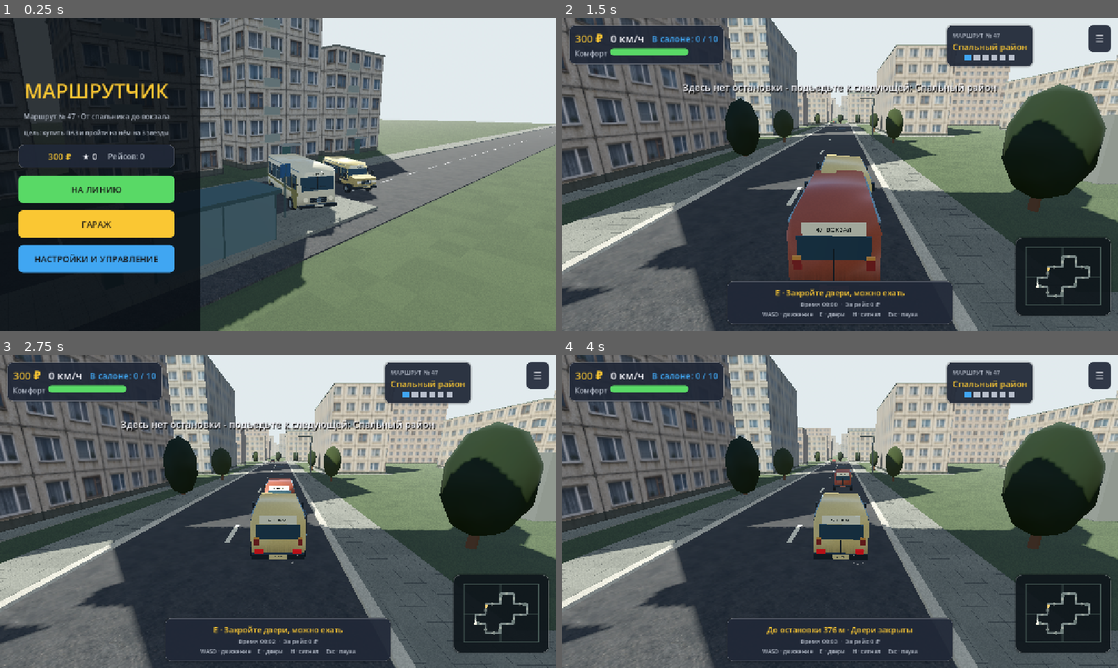
Above: before the commit, frames 1-4 (two rows, left to right).
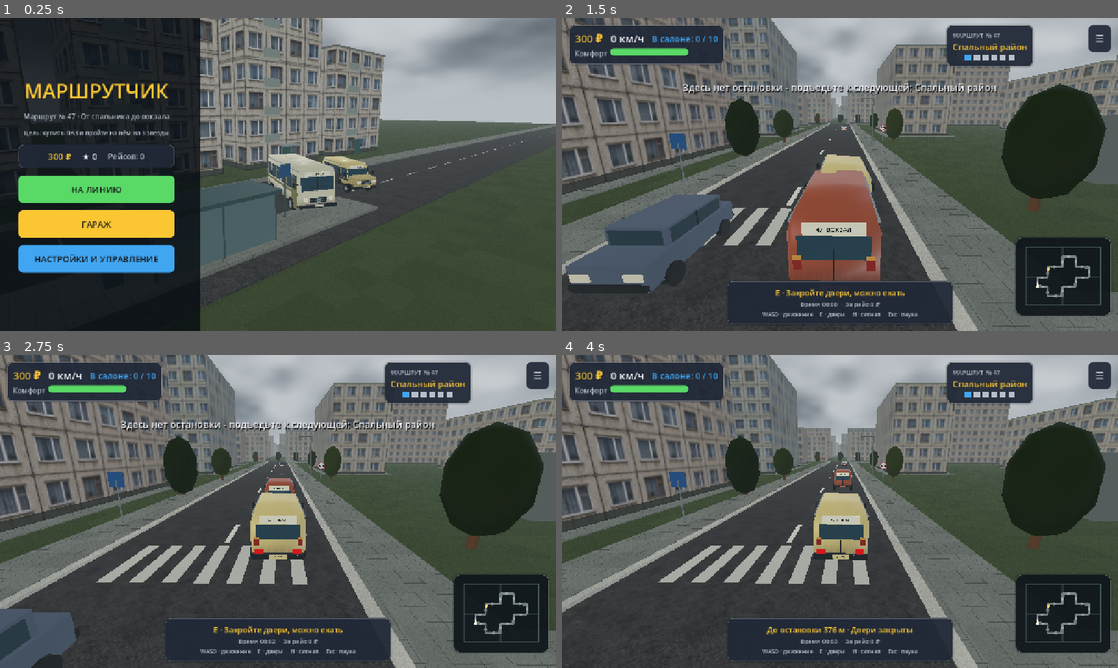
Above: after the commit, the same moments.

Repository: LuardeGames/marshrutchik_sim
Game: Godot game, scene res://scenes/main_menu/main_menu.tscn
Same seed, same stepped clock (60 frames per second), same inputs: the game is played once before the commit and once after it.
Inputs (mouse positions are in pixels of both pictures, inside the frame that each line leads up to):
- Up to frame 1 (0.25 s): no input
- Up to frame 2 (1.5 s): click "НА ЛИНИЮ" at 0.5 s; tap Enter at 1.25 s; move the mouse to (962, 158) at 1.27 s; hold D (steer_right) from 1.28 s (still down); tap E (doors) at 1.35 s; click (962, 158) at 1.42 s
- Up to frame 3 (2.75 s): release D (steer_right) at 2 s; drag from (166, 527) to (250, 574) at 2.02 s
- Up to frame 4 (4 s): move the mouse to (895, 442) at 2.77 s; hold D (steer_right) 2.78-3.5 s; hold H 2.78-3.5 s; tap E (doors) at 3.05 s; drag from (812, 574) to (673, 464) at 3.52 s

The runs differ from the first frame. In frame 1, 41% of the frame differs, in the area x 36-100%, y 0-100%; in frame 2, 49%, in the area x 0-100%, y 0-100%; in frame 3, 46%; in frame 4, 46%.

Commit message:
Add overcast weather, two-way ambient traffic and working signals

Diff:
--- /dev/null
+++ b/assets/materials/overcast_sky.gdshader
@@ -0,0 +1,14 @@
+shader_type sky;
+// Layered cloud cover: broad grey banks with softer small-scale detail.
+float hash(vec2 p) { return fract(sin(dot(p,vec2(127.1,311.7)))*43758.5453); }
+float noise(vec2 p) {
+ vec2 i=floor(p); vec2 f=fract(p); f=f*f*(3.0-2.0*f);
+ return mix(mix(hash(i),hash(i+vec2(1,0)),f.x),mix(hash(i+vec2(0,1)),hash(i+vec2(1,1)),f.x),f.y);
+}
+void sky() {
+ vec3 d=normalize(EYEDIR);
+ vec2 uv=d.xz/(max(d.y,0.0)+0.32);
+ float cloud=noise(uv*2.0)*0.58+noise(uv*4.3)*0.28+noise(uv*9.0)*0.14;
+ vec3 banks=mix(vec3(0.27,0.30,0.33),vec3(0.64,0.66,0.68),smoothstep(0.12,0.87,cloud));
+ COLOR=mix(vec3(0.58,0.61,0.63),banks,smoothstep(0.0,0.20,d.y));
+}
--- a/scripts/world/city_dressing.gd
+++ b/scripts/world/city_dressing.gd
@@ -20,10 +20,11 @@
 			var pos := a+dir*float(k)*40.0+side*7.0
 			poles.append({"size":Vector3(0.15,7.0,0.15),"position":pos+Vector3(0,3.5,0),"y_rot":0.0})
 			arms.append({"size":Vector3(2.1,0.10,0.10),"position":pos-side+Vector3(0,6.9,0),"y_rot":angle})
-		# A zebra crossing before the intersection; outside the stop bay.
-		for stripe in range(7):
-			var crossing_pos:=b-dir*12.0+side*(float(stripe)-3.0)*1.1+Vector3(0,0.145,0)
-			crossings.append({"size":Vector3(0.5,0.015,3.2),"position":crossing_pos,"y_rot":angle})
+		# Both approaches have a crossing, matching the roadside signs.
+		for distance in [12.0,a.distance_to(b)-12.0]:
+			for stripe in range(7):
+				var crossing_pos: Vector3=a+dir*distance+side*(float(stripe)-3.0)*1.1+Vector3(0,0.145,0)
+				crossings.append({"size":Vector3(0.5,0.015,3.2),"position":crossing_pos,"y_rot":angle})
 		# A patch and manhole on each straight, above the road surface.
 		var patch := BusVisual.box(root,a.lerp(b,0.6)+Vector3(0,0.132,0)+side*1.8,Vector3(2.5,0.01,4),BusVisual.material(Color("373d3f")))
 		patch.rotation.y=angle
--- /dev/null
+++ b/scripts/world/road_signs.gd
@@ -0,0 +1,64 @@
+extends RefCounted
+class_name RoadSigns
+## Code-native signs: clean silhouettes and readable labels at street scale.
+static func build(parent: Node3D, points: Array[Vector3]) -> void:
+	for i in range(points.size()):
+		var dir := (points[(i+1)%points.size()]-points[i]).normalized()
+		for reverse in [false,true]:
+			var forward := -dir if reverse else dir
+			var start := points[(i+1)%points.size()] if reverse else points[i]
+			var right := Vector3(-forward.z,0,forward.x)
+			_make(parent,start+forward*35.0+right*7.8,forward,"speed")
+			_make(parent,start+forward*(points[i].distance_to(points[(i+1)%points.size()])-18.0)+right*7.8,forward,"crossing")
+
+static func _disc(parent: Node3D, radius: float, color: Color, z: float) -> void:
+	var mesh := CylinderMesh.new()
+	mesh.top_radius=radius
+	mesh.bottom_radius=radius
+	mesh.height=0.025
+	mesh.radial_segments=32
+	var node := MeshInstance3D.new()
+	node.mesh=mesh
+	node.material_override=BusVisual.material(color)
+	node.rotation.x=PI/2
+	node.position=Vector3(0,2.8,z)
+	parent.add_child(node)
+
+static func _make(parent: Node3D, pos: Vector3, forward: Vector3, kind: String) -> void:
+	var root := Node3D.new()
+	root.name="Sign_"+kind
+	parent.add_child(root)
+	root.position=pos
+	root.look_at(pos+forward)
+	BusVisual.box(root,Vector3(0,1.35,0),Vector3(0.065,2.7,0.065),BusVisual.material(Color("737b80")))
+	if kind=="speed":
+		_disc(root,0.48,Color("ad342d"),0)
+		_disc(root,0.38,Color("e5e5dd"),0.025)
+		var text := Label3D.new()
+		text.text="40"
+		text.font_size=96
+		text.pixel_size=0.006
+		text.modulate=Color("20282c")
+		text.outline_size=0
+		text.position=Vector3(0,2.8,0.05)
+		root.add_child(text)
+	else:
+		BusVisual.box(root,Vector3(0,2.8,0),Vector3(0.95,0.95,0.045),BusVisual.material(Color("23588b")))
+		var mesh := ImmediateMesh.new()
+		var face := BusVisual.material(Color("ecece2"))
+		face.cull_mode=BaseMaterial3D.CULL_DISABLED
+		mesh.surface_begin(Mesh.PRIMITIVE_TRIANGLES,face)
+		for p in [Vector3(-0.39,2.46,0.03),Vector3(0.39,2.46,0.03),Vector3(0,3.17,0.03)]:
+			mesh.surface_add_vertex(p)
+		mesh.surface_end()
+		var node := MeshInstance3D.new()
+		node.mesh=mesh
+		root.add_child(node)
+		var dark := BusVisual.material(Color("25313a"))
+		for x in [-0.24,-0.08,0.08,0.24]:
+			BusVisual.box(root,Vector3(x,2.53,0.055),Vector3(0.08,0.045,0.01),dark)
+		BusVisual.box(root,Vector3(0,2.79,0.055),Vector3(0.085,0.21,0.015),dark)
+		BusVisual.box(root,Vector3(0,2.96,0.055),Vector3(0.10,0.10,0.015),dark)
+		for side in [-1.0,1.0]:
+			var limb := BusVisual.box(root,Vector3(side*0.065,2.65,0.055),Vector3(0.05,0.19,0.015),dark)
+			limb.rotation.z=side*-0.5
--- a/scripts/world/traffic_dummy.gd
+++ b/scripts/world/traffic_dummy.gd
@@ -1,8 +1,14 @@
 extends CharacterBody3D
 class_name TrafficDummy
-## Simple oncoming cars follow their own lane around the whole road network.
+## Lane-following ambient traffic with signals, safe gaps and acceleration.
 @export var start_index: int = 0
 @export var speed: float = 7.0
+var road_path: Array[Vector3] = []
+var reverse_direction := true
+var spawn_fraction := -1.0
+var current_speed := 0.0
+var waiting_for_signal := false
+var _signals: Array[Node] = []
 var _points: Array[Vector3] = []
 var _index := 0
 var _wheels: Array[MeshInstance3D] = []
@@ -10,8 +16,10 @@
 func _ready() -> void:
 	collision_layer=4
 	collision_mask=1|2|4
-	var road:=RouteDefinition.waypoints()
-	road.reverse()
+	var road: Array[Vector3] = road_path.duplicate() if not road_path.is_empty() else RouteDefinition.waypoints()
+	if reverse_direction:
+		road.reverse()
+	_signals=get_tree().get_nodes_in_group("traffic_signals")
 	for i in range(road.size()):
 		var incoming:=(road[i]-road[(i-1+road.size())%road.size()]).normalized()
 		var outgoing:=(road[(i+1)%road.size()]-road[i]).normalized()
@@ -20,14 +28,29 @@
 	_index=start_index%_points.size()
 	position=_points[_index]+Vector3(0,0.3,0)
 	_index=(_index+1)%_points.size()
+	if spawn_fraction>=0.0:
+		var perimeter := 0.0
+		for i in range(_points.size()):
+			perimeter += _points[i].distance_to(_points[(i+1)%_points.size()])
+		var distance := spawn_fraction*perimeter
+		for i in range(_points.size()):
+			var length := _points[i].distance_to(_points[(i+1)%_points.size()])
+			if distance<=length:
+				position=_points[i].lerp(_points[(i+1)%_points.size()],distance/length)+Vector3(0,0.3,0)
+				_index=(i+1)%_points.size()
+				break
+			distance-=length
+	var heading := (_points[_index]-position).normalized()
+	rotation.y=atan2(-heading.x,-heading.z)
 	var palette:=[Color("c9c7b7"),Color("5b756d"),Color("8b4032"),Color("596574")]
 	var paint:=BusVisual.material(palette[start_index%palette.size()],0.2)
 	var dark:=BusVisual.material(Color("24282a"))
 	var glass:=BusVisual.material(Color("354b53"),0.25)
 	BusVisual.box(self,Vector3(0,0.70,0),Vector3(1.75,0.65,4.0),paint)
-	BusVisual.box(self,Vector3(0,1.19,0.15),Vector3(1.55,0.65,2.0),paint)
+	var roof_length := 2.0 if start_index%3==0 else 2.6
+	BusVisual.box(self,Vector3(0,1.19,0.15),Vector3(1.55,0.65,roof_length),paint)
 	for side in [-1.0,1.0]:
-		BusVisual.box(self,Vector3(side*0.783,1.25,0.15),Vector3(0.025,0.40,1.7),glass)
+		BusVisual.box(self,Vector3(side*0.783,1.25,0.15),Vector3(0.025,0.40,roof_length-0.3),glass)
 		BusVisual.box(self,Vector3(side*0.79,1.25,0.05),Vector3(0.03,0.46,0.07),dark)
 		BusVisual.box(self,Vector3(side*0.60,0.75,-2.03),Vector3(0.43,0.2,0.03),BusVisual.material(Color("dfd4b5")))
 		BusVisual.box(self,Vector3(side*0.60,0.75,2.03),Vector3(0.40,0.2,0.03),BusVisual.material(Color("8f3428")))
@@ -44,8 +67,8 @@
 			wheel.position=Vector3(side*0.85,0.32,z)
 			add_child(wheel)
 			_wheels.append(wheel)
-	BusVisual.box(self,Vector3(0,1.25,-0.87),Vector3(1.35,0.4,0.03),glass)
-	BusVisual.box(self,Vector3(0,1.25,1.17),Vector3(1.35,0.4,0.03),glass)
+	BusVisual.box(self,Vector3(0,1.25,0.15-roof_length*0.5-0.02),Vector3(1.35,0.4,0.03),glass)
+	BusVisual.box(self,Vector3(0,1.25,0.15+roof_length*0.5+0.02),Vector3(1.35,0.4,0.03),glass)
 	for z in [-2.03,2.03]:
 		BusVisual.box(self,Vector3(0,0.5,z),Vector3(1.75,0.16,0.1),dark)
 	var shape:=CollisionShape3D.new()
@@ -56,7 +79,7 @@
 	add_child(shape)
 
 func _physics_process(delta: float) -> void:
-	if _points.is_empty() or not GameManager.trip_running:
+	if _points.is_empty() or not get_node("/root/GameManager").trip_running:
 		return
 	var target:=_points[_index]
 	var direction:=target-global_position
@@ -67,8 +90,31 @@
 		direction.y=0
 	var forward:=direction.normalized()
 	rotation.y=lerp_angle(rotation.y,atan2(-forward.x,-forward.z),minf(delta*5.0,1.0))
-	velocity.x=forward.x*speed
-	velocity.z=forward.z*speed
+	var desired := speed
+	waiting_for_signal=false
+	for signal_node in _signals:
+		var light := signal_node as TrafficLightProp
+		if not is_instance_valid(light) or light.allows_traffic() or forward.dot(light.approach)<0.85:
+			continue
+		var relative := light.stop_point-global_position
+		var remaining := relative.dot(light.approach)-2.3
+		var lateral := absf(relative.dot(Vector3(-light.approach.z,0,light.approach.x)))
+		if remaining>=-0.6 and remaining<24.0 and lateral<2.0:
+			desired=minf(desired,sqrt(maxf(remaining-0.6,0.0)*2.0*4.0))
+			waiting_for_signal=true
+	# Three feelers cover the car width and detect buses and queued cars.
+	var right := Vector3(-forward.z,0,forward.x)
+	var reach := 5.0+current_speed*1.5
+	for side in [-0.65,0.0,0.65]:
+		var origin: Vector3 = global_position+Vector3(0,0.8,0)+right*side
+		var query := PhysicsRayQueryParameters3D.create(origin,origin+forward*reach,2|4,[get_rid()])
+		var hit := get_world_3d().direct_space_state.intersect_ray(query)
+		if not hit.is_empty():
+			var gap := origin.distance_to(hit.position)-3.8
+			desired=minf(desired,maxf(gap,0.0)*0.7)
+	current_speed=move_toward(current_speed,desired,(2.2 if desired>current_speed else 6.0)*delta)
+	velocity.x=forward.x*current_speed
+	velocity.z=forward.z*current_speed
 	velocity.y=-0.5 if is_on_floor() else velocity.y-18*delta
 	move_and_slide()
 	for wheel in _wheels:
--- a/scripts/world/traffic_light.gd
+++ b/scripts/world/traffic_light.gd
@@ -1,30 +1,45 @@
 extends Node3D
 class_name TrafficLightProp
-## Purely decorative traffic light imitation - cycles red/yellow/green.
-## Not wired into gameplay logic (arcade game, not a rules simulator).
-
+## Shared phase offset keeps opposing approaches of each junction coordinated.
+var approach := Vector3.FORWARD
+var stop_point := Vector3.ZERO
+var phase_offset := 0.0
 var _red: StandardMaterial3D
 var _yellow: StandardMaterial3D
 var _green: StandardMaterial3D
-var _timer: float = 0.0
-var _phase: int = 0
-const PHASE_DURATION := 4.0
+var _timer := 0.0
+var _phase := 0
+const CYCLE := 24.0
 
 func _ready() -> void:
+	add_to_group("traffic_signals")
 	_build()
-	_timer = randf_range(0.0, PHASE_DURATION)
+	_update_lights()
 
-func _process(delta: float) -> void:
+func phase_at(time: float) -> int:
+	var time_in_cycle := fposmod(time+phase_offset+(12.0 if absf(approach.x)>0.5 else 0.0),CYCLE)
+	if time_in_cycle<10.0:
+		return 2
+	if time_in_cycle<12.0:
+		return 1
+	return 0
+
+func allows_traffic() -> bool:
+	return _phase == 2
+
+func _physics_process(delta: float) -> void:
+	if not get_node("/root/GameManager").trip_running:
+		return
 	_timer += delta
-	if _timer >= PHASE_DURATION:
-		_timer = 0.0
-		_phase = (_phase + 1) % 3
-		_update_lights()
+	_update_lights()
 
 func _update_lights() -> void:
-	_red.emission_energy_multiplier = 2.5 if _phase == 0 else 0.15
-	_yellow.emission_energy_multiplier = 2.5 if _phase == 1 else 0.15
-	_green.emission_energy_multiplier = 2.5 if _phase == 2 else 0.15
+	_phase = phase_at(_timer)
+	var materials := [_red,_yellow,_green]
+	var colors := [Color("ef4435"),Color("ffca4e"),Color("46d979")]
+	for i in range(3):
+		materials[i].albedo_color = colors[i] if i==_phase else colors[i]*0.14
+		materials[i].emission_energy_multiplier = 1.4 if i==_phase else 0.0
 
 func _build() -> void:
 	var pole := MeshInstance3D.new()
@@ -41,7 +56,7 @@
 
 	var box := MeshInstance3D.new()
 	var box_mesh := BoxMesh.new()
-	box_mesh.size = Vector3(0.4, 1.0, 0.35)
+	box_mesh.size = Vector3(0.55, 1.30, 0.35)
 	box.mesh = box_mesh
 	box.position = Vector3(0, 3.6, 0)
 	var box_mat := StandardMaterial3D.new()
--- a/scripts/world/world_builder.gd
+++ b/scripts/world/world_builder.gd
@@ -58,20 +58,18 @@
 	var env_node := WorldEnvironment.new()
 	var env := Environment.new()
 	env.background_mode = Environment.BG_SKY
-	var sky_mat := ProceduralSkyMaterial.new()
-	sky_mat.sky_top_color = Color(0.35, 0.55, 0.85)
-	sky_mat.sky_horizon_color = Color(0.75, 0.82, 0.85)
-	sky_mat.ground_bottom_color = Color(0.3, 0.3, 0.3)
-	sky_mat.ground_horizon_color = Color(0.75, 0.82, 0.85)
+	var sky_mat := ShaderMaterial.new()
+	sky_mat.shader = preload("res://assets/materials/overcast_sky.gdshader")
 	var sky := Sky.new()
 	sky.sky_material = sky_mat
 	env.sky = sky
 	env.ambient_light_source = Environment.AMBIENT_SOURCE_COLOR
-	env.ambient_light_color = Color("b2bdc9")
-	env.ambient_light_energy = 0.55
+	env.ambient_light_color = Color("bac0c5")
+	env.ambient_light_energy = 0.68
 	env.fog_enabled = true
-	env.fog_light_color = Color(0.75, 0.8, 0.82)
-	env.fog_density = 0.00025
+	env.fog_light_color = Color("929da3")
+	env.fog_density = 0.00065
+	env.fog_sky_affect = 0.12
 	env.fog_aerial_perspective = 0.0
 	env.tonemap_mode = Environment.TONE_MAPPER_FILMIC
 	env.tonemap_exposure = 0.90
@@ -89,22 +87,21 @@
 	env_node.environment = env
 	parent.add_child(env_node)
 
-	# Lower, warmer sun angle for long shadows that actually read as shadows
-	# (the previous near-overhead angle left the ground almost flat/shadowless).
+	# Broad cloud cover scatters sunlight; no hard direct-sun shadows.
 	var sun := DirectionalLight3D.new()
 	sun.rotation_degrees = Vector3(-38, -50, 0)
-	sun.light_energy = 0.58
-	sun.shadow_enabled = true
+	sun.light_energy = 0.20
+	sun.shadow_enabled = false
 	sun.shadow_blur = 1.2
 	sun.directional_shadow_max_distance = 220.0
-	sun.light_color = Color(1.0, 0.95, 0.85)
+	sun.light_color = Color("d4d9df")
 	parent.add_child(sun)
 
 	# Cool, dim fill light from the opposite side so shadow-side faces of
 	# buildings aren't pure black - cheap and very cheap on a single mesh pass.
 	var fill := DirectionalLight3D.new()
 	fill.rotation_degrees = Vector3(-25, 130, 0)
-	fill.light_energy = 0.10
+	fill.light_energy = 0.06
 	fill.light_color = Color(0.7, 0.8, 1.0)
 	fill.shadow_enabled = false
 	parent.add_child(fill)
@@ -226,22 +223,34 @@
 	parent.add_child(inst)
 
 static func _build_traffic_lights(parent: Node3D, waypoints: Array[Vector3]) -> void:
-	var corner_indices := [2, 7, 10]
-	for idx in corner_indices:
-		if idx >= waypoints.size():
-			continue
-		var light := TrafficLightProp.new()
-		var perp := _perp_at(waypoints, idx)
-		light.position = waypoints[idx] + perp * (ROAD_WIDTH / 2.0 + 1.0)
-		parent.add_child(light)
-
-static func _build_traffic_dummies(parent: Node3D, _waypoints: Array[Vector3]) -> void:
-	for index in [2,5,8,11,14]:
-		var car:=TrafficDummy.new()
-		car.name="Oncoming_%d" % index
-		car.start_index=index
-		car.speed=6.0+float(index%3)
-		parent.add_child(car)
+	for idx in [2,7,10]:
+		for neighbor in [(idx-1+waypoints.size())%waypoints.size(),(idx+1)%waypoints.size()]:
+			var dir: Vector3 = (waypoints[idx]-waypoints[neighbor]).normalized()
+			var right := Vector3(-dir.z,0,dir.x)
+			var light := TrafficLightProp.new()
+			light.approach = dir
+			light.stop_point = waypoints[idx]-dir*17.0+right*2.5
+			light.phase_offset = float(idx)*1.3
+			light.position = waypoints[idx]-dir*10.0+right*6.6
+			parent.add_child(light)
+			light.look_at(light.position+dir)
+			_box(parent,light.stop_point+Vector3(0,0.14,0),Vector3(4.4,0.025,0.35),Color("d4d3ca"),false,atan2(dir.x,dir.z))
+	RoadSigns.build(parent,waypoints)
+
+static func _build_traffic_dummies(parent: Node3D, waypoints: Array[Vector3]) -> void:
+	var outer: Array[Vector3] = [Vector3(-140,0,-600),Vector3(760,0,-600),Vector3(760,0,280),Vector3(-140,0,280)]
+	for circuit in [waypoints,outer]:
+		var count := 12 if circuit==waypoints else 8
+		for reverse in [false,true]:
+			for index in range(count):
+				var car := TrafficDummy.new()
+				car.name = "Oncoming_%s_%s_%d" % ["Route" if circuit==waypoints else "Outer",reverse,index]
+				car.road_path.assign(circuit)
+				car.reverse_direction = reverse
+				car.start_index = index
+				car.spawn_fraction = (float(index)+0.35)/float(count)
+				car.speed = 7.5+float(index%4)*0.7
+				parent.add_child(car)
 
 # ---------------------------------------------------------------------------
 # District dressing
@@ -582,6 +591,10 @@
 
 	var rng := RandomNumberGenerator.new()
 	rng.seed = 42
+	var signs: Array[Vector3] = []
+	for child in parent.get_children():
+		if child is TrafficLightProp or child.name.begins_with("Sign_"):
+			signs.append(child.position)
 	var transforms: Array[Transform3D] = []
 	var n := waypoints.size()
 	for i in range(n):
@@ -599,7 +612,12 @@
 					continue
 				var dist: float = rng.randf_range(7.0, 12.0)
 				var pos: Vector3 = base_pos + perp * side * dist
-				if _clear_of_road(pos, Vector3(1,1,1), waypoints):
+				var hides_sign := false
+				for sign_pos in signs:
+					if pos.distance_to(sign_pos)<4.0:
+						hides_sign=true
+						break
+				if not hides_sign and _clear_of_road(pos, Vector3(1,1,1), waypoints):
 					transforms.append(Transform3D(Basis(), pos + Vector3(0, 0.8, 0)))
 
 	multimesh.instance_count = transforms.size()
--- /dev/null
+++ b/tests/capture_weather.gd
@@ -0,0 +1,35 @@
+extends SceneTree
+## Actual renderer views of overcast weather and city traffic.
+func _initialize() -> void:
+	call_deferred("run")
+func shot(file: String) -> void:
+	for i in range(5):
+		await process_frame
+	await RenderingServer.frame_post_draw
+	root.get_texture().get_image().save_png("res://docs/review/"+file+".png")
+func run() -> void:
+	root.size=Vector2i(1280,720)
+	root.get_node("GameManager").start_trip()
+	for i in range(5):
+		await process_frame
+	var game = current_scene
+	game.vehicle.set_physics_process(false)
+	game.camera_rig.set_process(false)
+	game.camera_rig.set_physics_process(false)
+	game.vehicle.global_position=Vector3(2.5,0.13,-55)
+	game.camera_rig.camera.global_position=Vector3(3.5,4.7,-44)
+	game.camera_rig.camera.look_at(game.vehicle.global_position+Vector3(0,1,-3))
+	print("CITY_BUILDINGS ",game.world.get_meta("city_buildings"))
+	await shot("overcast_street")
+	game.hud.visible=false
+	game.camera_rig.camera.far=1800
+	game.camera_rig.camera.global_position=Vector3(-80,125,80)
+	game.camera_rig.camera.look_at(Vector3(150,0,-160))
+	await shot("overcast_quarters")
+	game.camera_rig.camera.global_position=Vector3(88,3.0,-138)
+	game.camera_rig.camera.look_at(Vector3(113,4.0,-139))
+	await shot("traffic_junction")
+	game.camera_rig.camera.global_position=Vector3(2.5,3,-80)
+	game.camera_rig.camera.look_at(Vector3(2.5,17,-105))
+	await shot("overcast_sky")
+	quit()
--- /dev/null
+++ b/tests/traffic_test.gd
@@ -0,0 +1,92 @@
+extends SceneTree
+var failures := 0
+func _initialize() -> void:
+	call_deferred("run")
+func check(ok: bool, description: String) -> void:
+	print("[PASS] " if ok else "[FAIL] ",description)
+	if not ok:
+		failures+=1
+func run() -> void:
+	root.get_node("GameManager").start_trip()
+	for i in range(4):
+		await physics_frame
+	var game = current_scene
+	game.event_manager.stop()
+	game.vehicle.set_physics_process(false)
+	game.vehicle.position=Vector3(-270,1,350)
+	game.competitor.set_process(false)
+	game.competitor.set_physics_process(false)
+	game.competitor.position=Vector3(-270,1,330)
+	var cars: Array[TrafficDummy] = []
+	for child in game.world.get_children():
+		if child is TrafficDummy:
+			cars.append(child)
+	check(cars.size()==40,"40 ambient cars spawn")
+	var signals := get_nodes_in_group("traffic_signals")
+	check(signals.size()==6,"six signal heads control three junctions")
+	var conflict := false
+	for t in range(240):
+		for i in range(0,signals.size(),2):
+			if signals[i].phase_at(t*0.1)==2 and signals[i+1].phase_at(t*0.1)==2:
+				conflict=true
+	check(not conflict,"crossing approaches never receive simultaneous green")
+	var travelled: Dictionary = {}
+	var last: Dictionary = {}
+	var stopped: Dictionary = {}
+	var resumed: Dictionary = {}
+	var violations := 0
+	for car in cars:
+		travelled[car]=0.0
+		last[car]=car.position
+	for frame in range(9000):
+		await physics_frame
+		for car in cars:
+			travelled[car]+=car.position.distance_to(last[car])
+			last[car]=car.position
+			if car.waiting_for_signal and car.current_speed<0.15:
+				stopped[car]=true
+			if stopped.has(car) and not car.waiting_for_signal and car.current_speed>3.0:
+				resumed[car]=true
+			for light in signals:
+				var forward := -car.global_transform.basis.z
+				var relative: Vector3 = light.stop_point-car.global_position
+				if light._phase==0 and forward.dot(light.approach)>0.95 and absf(relative.dot(Vector3(-light.approach.z,0,light.approach.x)))<1.0:
+					var along: float = relative.dot(light.approach)
+					if along>0.0 and along<1.5 and car.current_speed>1.0:
+						violations+=1
+	var minimum := INF
+	for distance in travelled.values():
+		minimum=minf(minimum,distance)
+	print("TRAFFIC min travel=",minimum," stopped=",stopped.size()," resumed=",resumed.size()," violations=",violations)
+	check(cars.size()>0 and minimum>100.0,"every car makes progress during 150 seconds")
+	check(stopped.size()>0,"cars stop at red signals")
+	check(resumed.size()>0,"stopped cars resume on green")
+	check(violations==0,"cars do not drive across red stop lines")
+	# Isolated lane with a stationary bus-sized obstacle: check the following
+	# gap independently of incidental meetings in the ambient simulation.
+	WorldBuilder._box(game.world,Vector3(2100,-0.5,-100),Vector3(250,1,250),Color.GRAY)
+	var follower := TrafficDummy.new()
+	follower.road_path.assign([Vector3(2000,0,0),Vector3(2000,0,-200),Vector3(2200,0,-200),Vector3(2200,0,0)])
+	follower.reverse_direction=false
+	follower.spawn_fraction=0.02
+	game.world.add_child(follower)
+	var forward := -follower.global_basis.z
+	var obstacle := StaticBody3D.new()
+	obstacle.collision_layer=2
+	var col := CollisionShape3D.new()
+	var box := BoxShape3D.new()
+	box.size=Vector3(2.4,3.0,6.0)
+	col.shape=box
+	col.position.y=1.5
+	obstacle.add_child(col)
+	game.world.add_child(obstacle)
+	obstacle.position=follower.position+forward*18.0
+	for i in range(600):
+		await physics_frame
+	check(follower.current_speed<0.15 and follower.position.distance_to(obstacle.position)>5.0,"car stops with a gap behind a stationary bus")
+	var before := follower.position
+	obstacle.queue_free()
+	for i in range(300):
+		await physics_frame
+	check(follower.position.distance_to(before)>12.0,"car resumes when the lane clears")
+	quit(1 if failures else 0)
Not shown, added: assets/materials/overcast_sky.gdshader.uid
Binary file added: docs/review/overcast_quarters.png
Binary file added: docs/review/overcast_sky.png
Binary file added: docs/review/overcast_street.png
Binary file added: docs/review/traffic_junction.png
Not shown, added: scripts/world/road_signs.gd.uid
Not shown, added: tests/capture_weather.gd.uid
Not shown, added: tests/traffic_test.gd.uid
Not shown, changed: docs/REVIEW.md
Not shown, changed: tests/run_checks.sh
